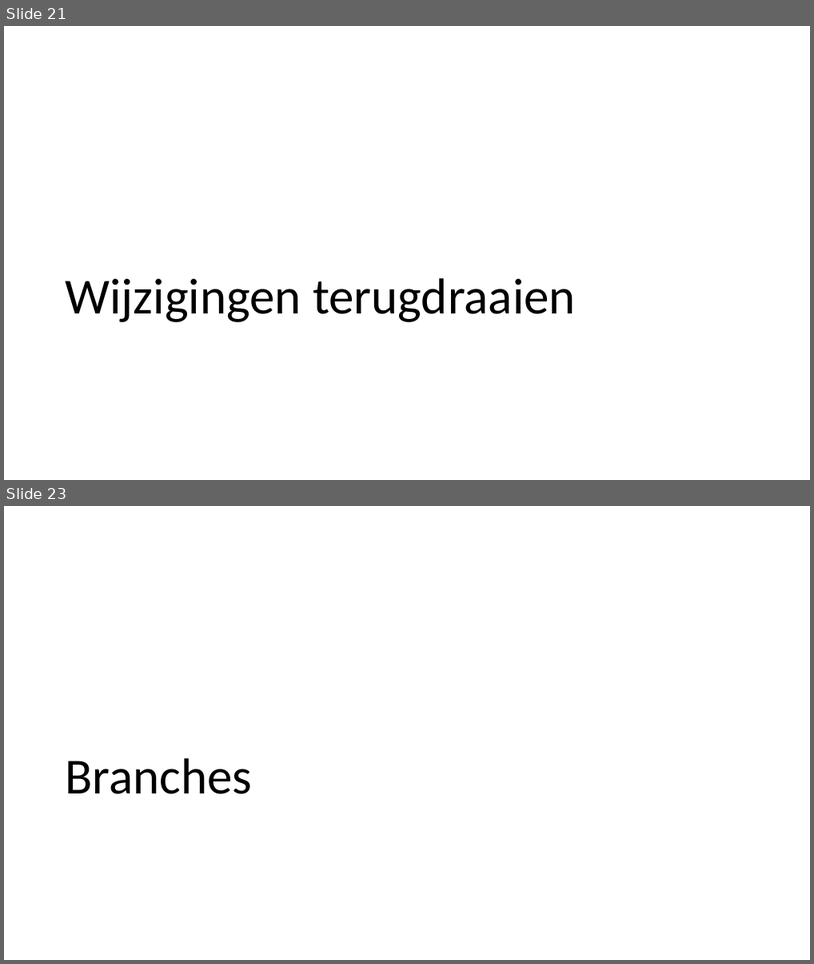
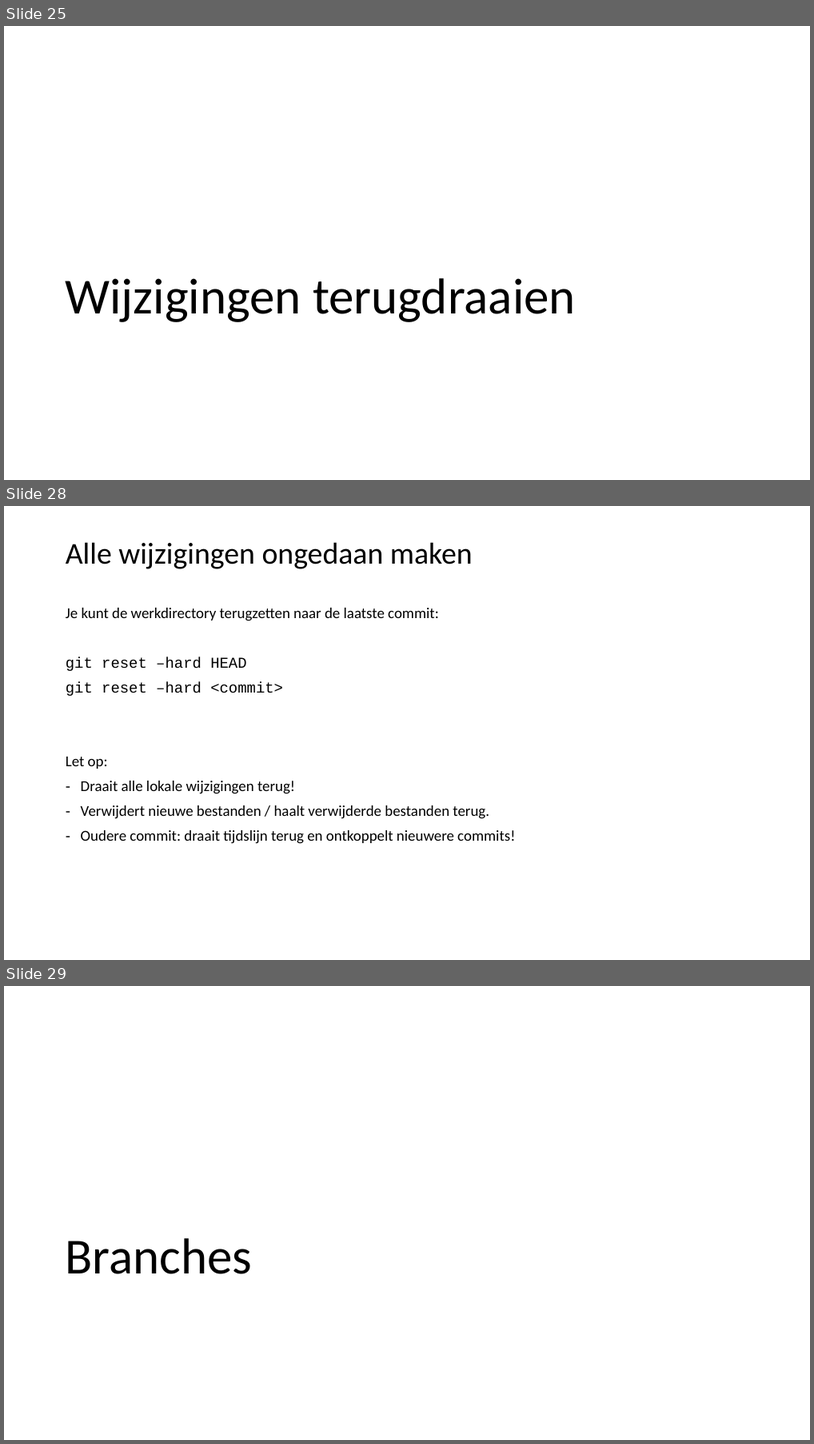
Before and after one commit to LFKoning/knowledge-sharing, a slide deck: git_course/1_basics/git_basic.pptx. Shown one above the other, each under a label of ours: slides 21 and 23 before the commit, slides 25, 28 and 29 after it; the slides between them are not shown. The pictures are 814x964 and 814x1444 pixels, drawn with LibreOffice and Linux fonts; fonts in the diff are those of the drawing. Boxes give left, top, right and bottom in pixels: in the first picture for what was removed or moved away, otherwise in the second. Text is boxed around its words. In the diff, an @@ line names an element or a change of style, - is before the commit and + after.

```diff
--- a/git_course/1_basics/git_basic.pptx
+++ b/git_course/1_basics/git_basic.pptx
@@ slide 28 added at (4,506,810,960), background #FFFFFF @@
@@ title added at (66,542,473,569), 36 pt, text #000000 @@
+Alle wijzigingen ongedaan maken
@@ text added at (66,608,515,844), 18 pt, text #000000 @@
+Je kunt de werkdirectory terugzetten naar de laatste commit:
+git reset –hard HEAD
+git reset –hard <commit>
+Let op:
+– Draait alle lokale wijzigingen terug!
+– Verwijdert nieuwe bestanden / haalt verwijderde bestanden terug.
+– Oudere commit: draait tijdslijn terug en ontkoppelt nieuwere commits!
@@ what was slide 21 is now slide 25 @@
@@ what was slide 23 is now slide 29 @@
```
Also in this commit, not shown: 7 slides changed, 15 other slides added, 1 other file.
